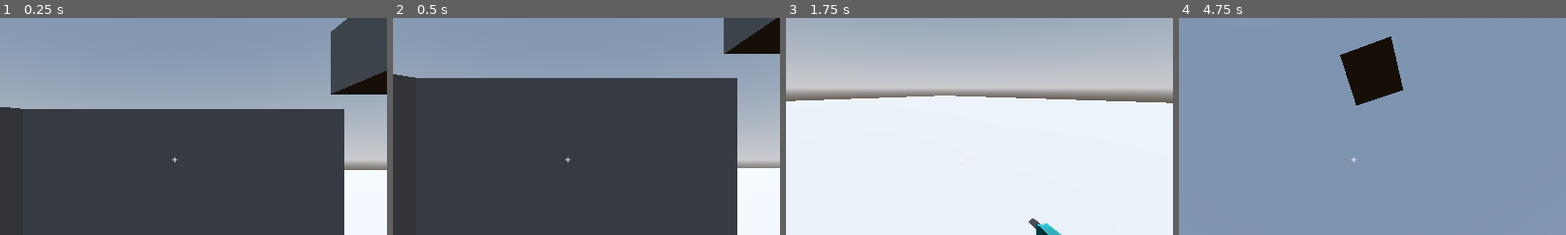
Above: before the commit, frames 1-4 (left to right).
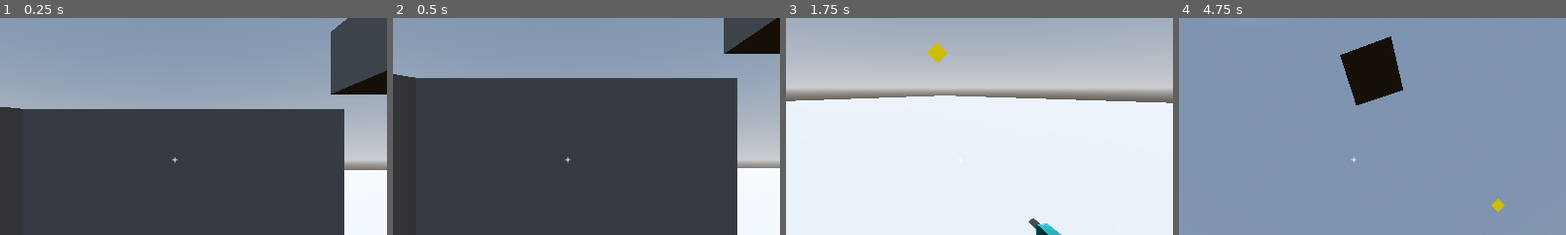
Above: after the commit, the same moments.

Repository: TheoLomeuBraga/kill-the-tower-boss
Game: Godot game, scene res://player/test_level.tscn
Two runs of this game, one before a commit and one after it. Both use one fixed random seed, a clock stepped at 60 frames per second and the inputs below. The project has no main scene, so this scene is started directly.
Inputs (mouse positions are % of the whole screen's width and height, from its top left):
- Up to frame 1 (0.25 s): no input
- Up to frame 2 (0.5 s): no input
- Up to frame 3 (1.75 s): move the mouse to (72, 45) at 0.52 s; press the mouse at (72, 45) at 0.53 s; hold D (right) 0.53-1.28 s; tap Space (jump) at 0.77, 1.52 s; move the mouse to (30, 55) at 1.27 s; release the mouse at (30, 55) at 1.28 s; hold S (back) from 1.28 s (still down); tap W (foward) at 1.35 s; click (30, 55) at 1.55 s
- Up to frame 4 (4.75 s): move the mouse to (60, 28) at 2.02 s; release S (back) at 2.03 s; press the mouse at (60, 28) at 2.03 s; hold D (right) 2.03-3.53 s; tap Down (look_down) at 2.1 s; move the mouse to (45, 70) at 2.77 s; release the mouse at (45, 70) at 2.78 s; tap Left (look_left) at 2.85 s; tap Space (jump) at 3.02, 3.77, 4.52 s; click (45, 70) at 3.05 s; move the mouse to (80, 65) at 3.52 s; press the mouse at (80, 65) at 3.53 s; hold A (left) from 3.53 s (still down); tap Right (look_right) at 3.6 s; move the mouse to (20, 35) at 4.27 s; release the mouse at (20, 35) at 4.28 s; tap Up (look_up) at 4.35 s; click (20, 35) at 4.55 s
The pictures show only the part of the screen within x 27-77%, y 17-67%; the shares and areas given below are measured in that part.

Frames 1-2 are identical in both runs. In frame 3, 0.3% of the frame differs, in the area x 36-42%, y 11-21%; in frame 4, 0.1%.

Commit message:
add area damage

Diff:
--- a/enemys/test_dumy/test_dumy.tscn
+++ b/enemys/test_dumy/test_dumy.tscn
@@ -34,7 +34,7 @@
 shape = SubResource("CylinderShape3D_dv2w2")
 
 [node name="legs_col2" type="CollisionShape3D" parent="." unique_id=1888252745]
-transform = Transform3D(1, 0, 0, 0, 1, 0, 0, 0, 1, 0, -0.99342954, 0)
+transform = Transform3D(1, 0, 0, 0, 1, 0, 0, 0, 1, 0, -0.9488269, 0)
 shape = SubResource("CylinderShape3D_gx2jf")
 
 [node name="head_col" type="CollisionShape3D" parent="." unique_id=289195537]
@@ -46,8 +46,13 @@
 billboard = 1
 text = "hello"
 
-[node name="Stats" type="Node" parent="." unique_id=176740351]
+[node name="Stats" type="Node" parent="." unique_id=176740351 node_paths=PackedStringArray("multplyer_areas")]
 script = ExtResource("1_ec0n2")
+multplyer_areas = {
+NodePath("../head_col"): 2.0,
+NodePath("../legs_col"): 0.5,
+NodePath("../legs_col2"): 0.5
+}
 metadata/_custom_type_script = "uid://u7trxdlheisb"
 
 [connection signal="damaged" from="Stats" to="." method="recive_damage"]
--- a/player/player.tscn
+++ b/player/player.tscn
@@ -22,6 +22,8 @@
 
 [sub_resource type="Resource" id="Resource_boad6"]
 script = ExtResource("4_qjkh3")
+damage = 10
+speed = 20.0
 mesh = SubResource("SphereMesh_g6k8r")
 metadata/_custom_type_script = "uid://dsfbwvui8fvt4"
 
--- a/player/test_level.tscn
+++ b/player/test_level.tscn
@@ -67,3 +67,5 @@
 transform = Transform3D(0.8660254, 0, 0.5, 0, 1, 0, -0.5, 0, 0.8660254, -5, 1.5, -4)
 size = Vector3(7, 4, 1)
 material = SubResource("StandardMaterial3D_o7vyq")
+
+[node name="ShapeCast3D" type="ShapeCast3D" parent="." unique_id=840345381]
--- a/scripts/project_behavior.gd
+++ b/scripts/project_behavior.gd
@@ -21,12 +21,14 @@
 	else:
 		model = MeshInstance3D.new()
 		model.mesh = data.mesh
+		model.cast_shadow = GeometryInstance3D.SHADOW_CASTING_SETTING_OFF
 		add_child(model)
 
 		shape = ShapeCast3D.new()
 		add_child(shape)
 		shape.shape = SphereShape3D.new()
 		shape.shape.radius = data.radius
+		shape.target_position = Vector3.ZERO
 
 		model.global_position = muzle_position
 
@@ -48,7 +50,12 @@
 					break
 				else:
 					if data.faction != stats.faction:
-						stats.health -= data.damage
+						var target : Node3D = ray.get_collider()
+						var shape_id : int = ray.get_collider_shape()
+						var owner_id : int = target.shape_find_owner(shape_id)
+						var col_shape : CollisionShape3D = target.shape_owner_get_owner(owner_id)
+
+						stats.health -= stats.calculate_damage_on(data.damage,col_shape)
 						queue_free()
 						break
 					else:
@@ -62,7 +69,13 @@
 			var stats : Stats = get_stats_from_node(shape.get_collider(i))
 			if stats != null:
 				if data.faction != stats.faction:
-					stats.health -= data.damage
+
+					var target : Node3D = shape.get_collider(i)
+					var shape_id : int = shape.get_collider_shape(i)
+					var owner_id : int = target.shape_find_owner(shape_id)
+					var col_shape : CollisionShape3D = target.shape_owner_get_owner(owner_id)
+
+					stats.health -= stats.calculate_damage_on(data.damage,col_shape)
 					queue_free()
 					break
 				else:
@@ -85,4 +98,4 @@
 	if data.speed < 0.0:
 		pass
 	else:
-		model.position = model.position.move_toward(shape.position,delta * data.speed)
+		model.position = model.position.move_toward(shape.position,delta * (data.speed / 2.0))
--- a/scripts/stats.gd
+++ b/scripts/stats.gd
@@ -16,11 +16,22 @@
 
 		var new_health : int = clamp(value,0,max_health)
 
-		if new_health < health:
+		if value < health:
 			damaged.emit(abs(value - health))
-		elif new_health > health:
+		elif value > health:
 			healed.emit(abs(value - health))
-		if new_health == 0:
+		if value == 0:
 			dead.emit()
 
 		health = new_health
+
+
+
+@export var multplyer_areas : Dictionary[CollisionShape3D,float]
+
+func calculate_damage_on(damage:int,area:CollisionShape3D) -> float:
+
+	if multplyer_areas.has(area):
+		return int(float(damage) * multplyer_areas[area])
+
+	return damage
